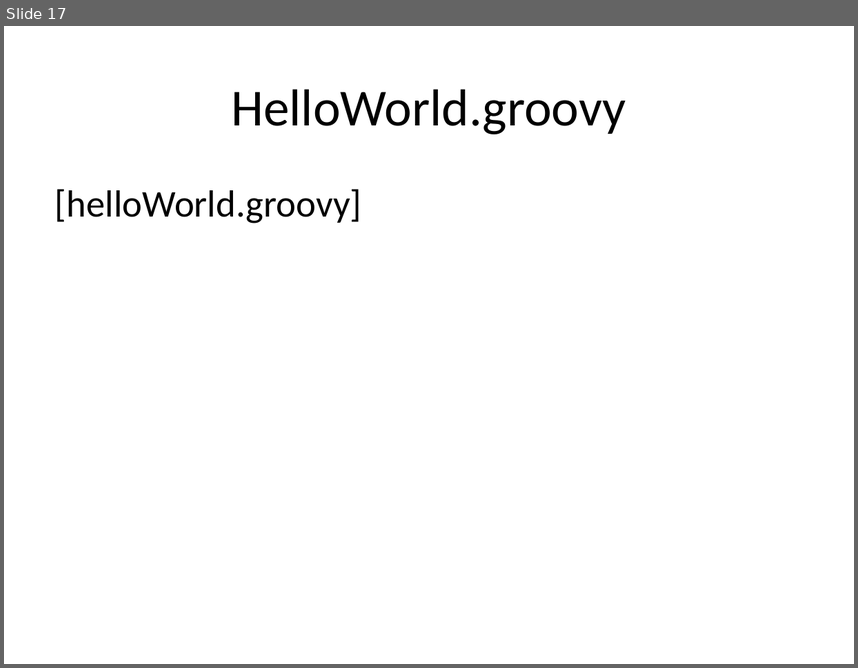
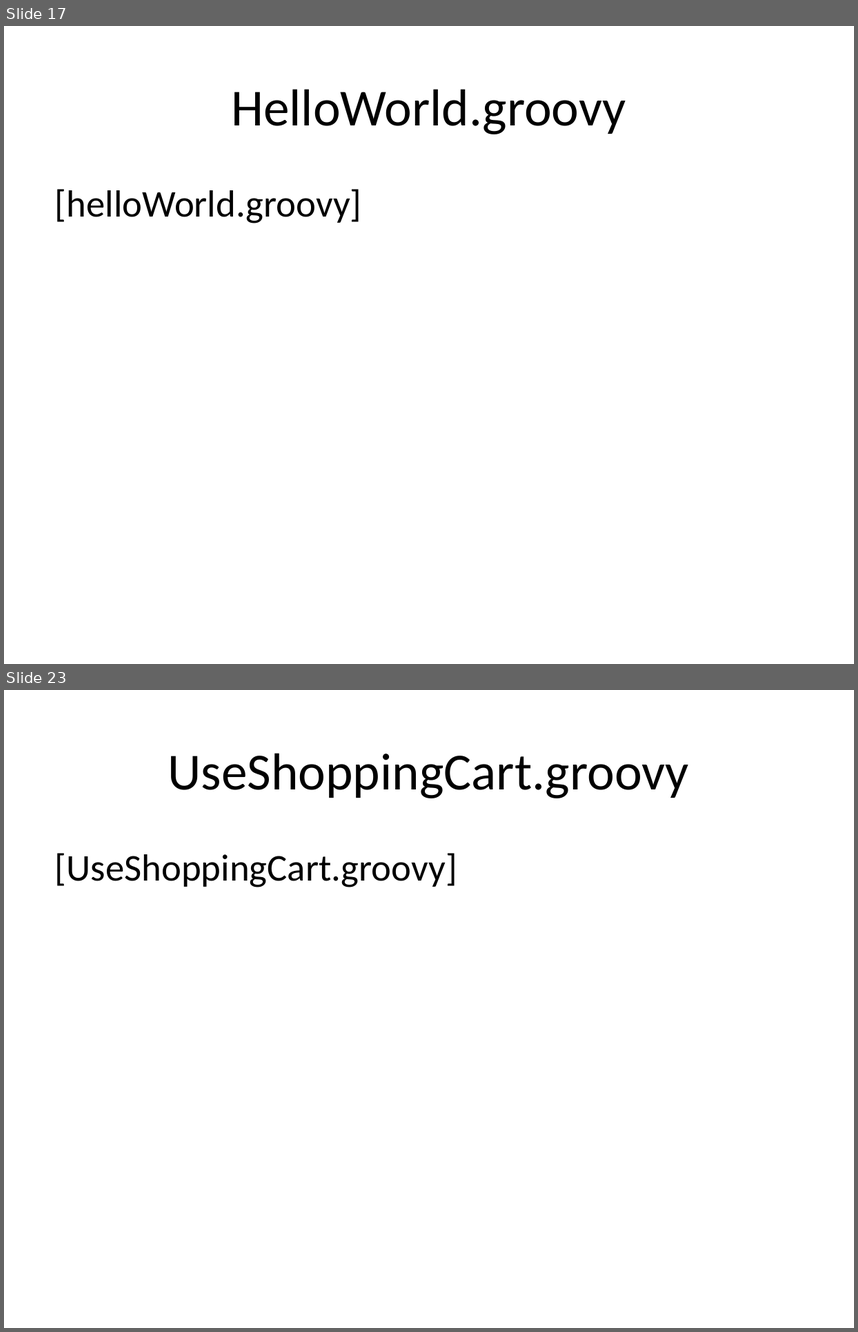
Before and after one commit to me97esn/groovyseminarium, a slide deck: groovyseminarie/dokument/groovyseminarium_source.pptx. Shown one above the other, each under a label of ours: slide 17 before the commit, slides 17 and 23 after it; the slides between them are not shown. The pictures are 858x668 and 858x1332 pixels, drawn with LibreOffice and Linux fonts; fonts in the diff are those of the drawing. Boxes give left, top, right and bottom in pixels: in the first picture for what was removed or moved away, otherwise in the second. Text is boxed around its words. In the diff, an @@ line names an element or a change of style, - is before the commit and + after.

```diff
--- a/groovyseminarie/dokument/groovyseminarium_source.pptx
+++ b/groovyseminarie/dokument/groovyseminarium_source.pptx
@@ slide 23 added at (4, 690, 854, 1328), background #FFFFFF @@
@@ title added at (168, 753, 689, 798), 44 pt, text #000000 @@
+UseShoppingCart.groovy
@@ text added at (55, 853, 457, 887), 32 pt, text #000000 @@
+[UseShoppingCart.groovy]
```
Also in this commit, not shown: 4 slides changed, 5 other slides added, 1 other file.
